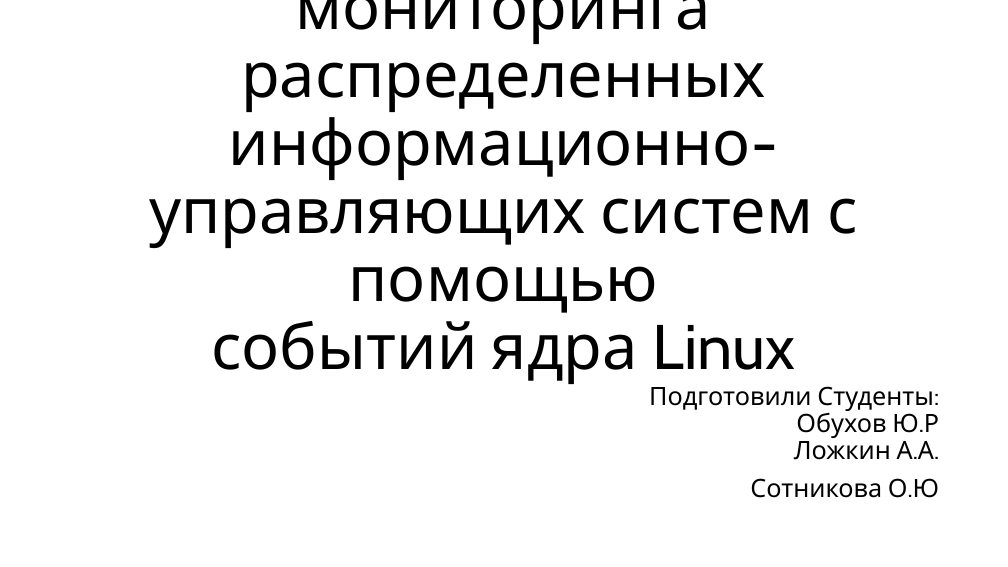
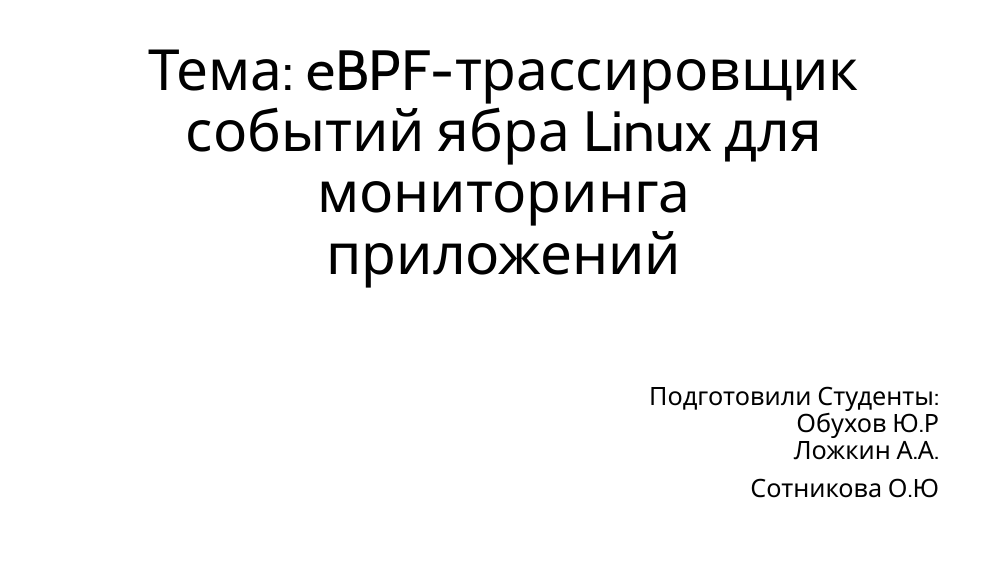
Before and after one commit to LainIwakuras-father/TracerouteEvents, a slide deck: slide 1 of docs/Презентация обухов.pptx. Drawn at 1008x567 pixels with LibreOffice and Linux fonts; fonts in the diff are those of the drawing. Boxes give left, top, right and bottom in pixels: in the first picture for what was removed or moved away, otherwise in the second. Text is boxed around its words. In the diff, an @@ line names an element or a change of style, - is before the commit and + after.

```diff
--- a/docs/Презентация обухов.pptx
+++ b/docs/Презентация обухов.pptx
@@ title at (149, 49, 859, 288): text changed; size 60 to 54 pt @@
-Тема: Автоматизация мониторинга распределенных информационно-управляющих систем с помощью
-событий ядра Linux
+Тема: eBPF-трассировщик событий ябра Linux для мониторинга приложений
```
Also in this commit, not shown: 3 other slides changed, 1 slide added, 1 other file.
